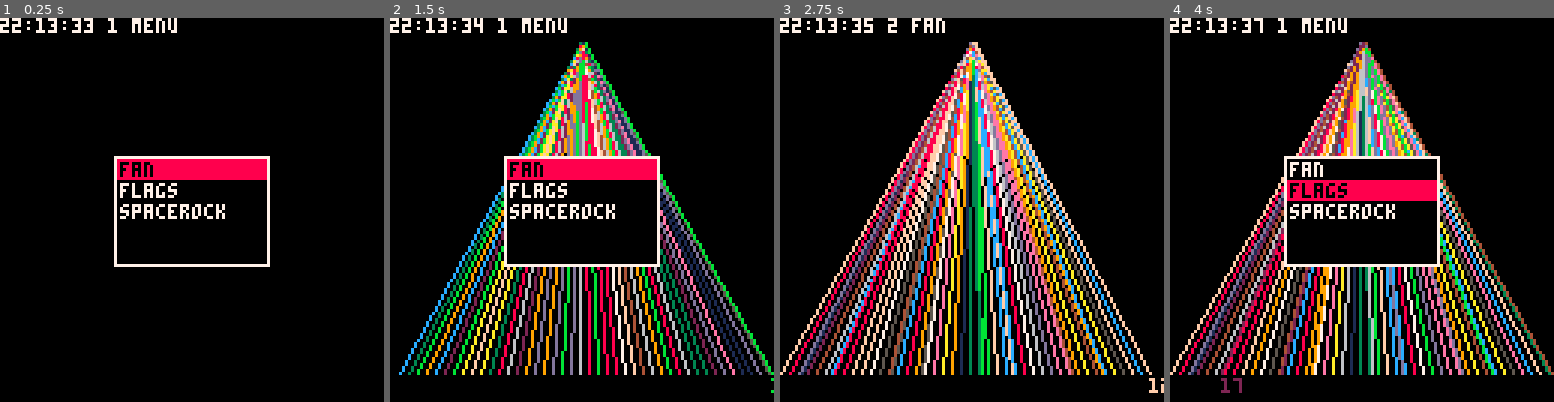
Above: before the commit, frames 1-4 (left to right).
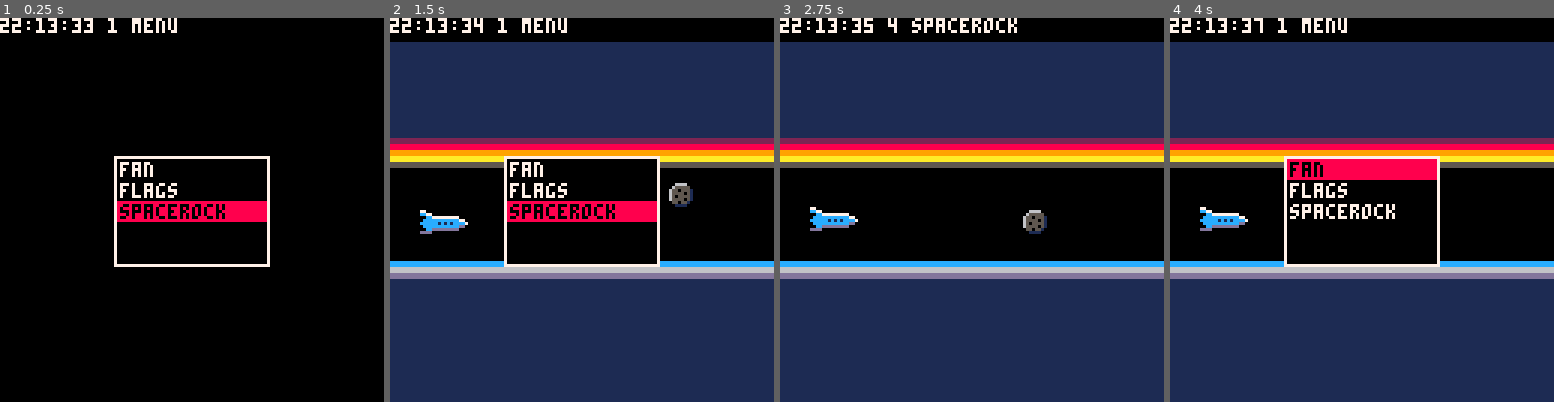
Above: after the commit, the same moments.

Repository: marsfromlars/lamodejuste
Game: PICO-8 cartridge carts/lamodejuste.p8
Same seed, same stepped clock (60 frames per second), same inputs: the game is played once before the commit and once after it.
Inputs:
- Up to frame 1 (0.25 s): no input
- Up to frame 2 (1.5 s): tap X (X key) at 0.33, 1.07 s; tap O (Z key) at 0.7 s
- Up to frame 3 (2.75 s): hold Right 1.6-2.1 s; tap O (Z key) at 1.7, 2.1, 2.5 s; tap X (X key) at 1.85 s; hold Up 2.15-2.42 s; hold Right from 2.47 s (still down)
- Up to frame 4 (4 s): tap O (Z key) at 2.9, 3.3, 3.7 s; tap X (X key) at 2.97 s; release Right at 3.03 s; hold Left 3.08-3.58 s; hold Down 3.63-3.97 s

The runs differ from the first frame. In frame 1, 4.3% of the frame differs, in the area x 30-70%, y 36-54%; in frame 2, 73%; in frame 3, 78%, in the area x 0-100%, y 0-100%; in frame 4, 74%.

Commit message:
add spaceship

Diff:
--- a/carts/lamodejuste.p8
+++ b/carts/lamodejuste.p8
@@ -12,6 +12,7 @@
     dir, step = 1, 3
     charw, charh = 5, 7
     apps = { create_menu(), create_fan(), create_flags(), create_spacerock() }
+    apps[1].selected = 3 -- set menu to spacerock
     return_to_menu()
     print( "starting up "..app.name )
 end
@@ -161,24 +162,36 @@
     local spacerock = {
         name = "spacerock",
         sky = { dark_gray, yellow, orange, red, purple, dark_blue },
-        bluesky = { blue, gray, lavender, dark_blue }
+        bluesky = { blue, gray, lavender, dark_blue },
+        spaceship = create_spaceship()
     }
 
     function spacerock:activate()
-        rock = create_rock()
+        self.rock = create_rock()
     end
 
     function spacerock:update()
         if btnp( action ) then return_to_menu() end
-        if rock != nil then rock:update() end
+        if self.rock != nil then
+            self.rock:update()
+            if self.rock.x < -8 then
+                self.rock = create_rock()
+            end
+        end
+        if self.spaceship != nil then
+            self.spaceship:update()
+        end
     end
 
     function spacerock:draw()
         cls()
         self:draw_space( true, 2, self.sky )
         self:draw_space( false, 2, self.bluesky )
-        if rock != nil then
-            rock:draw()
+        if self.rock != nil then
+            self.rock:draw()
+        end
+        if self.spaceship != nil then
+            self.spaceship:draw()
         end
     end
 
@@ -204,16 +217,34 @@
     local rock = {
         x = maxx,
         y = maxy / 2 - 10 + rnd(20),
-        sprite_num = 0
+        sprite_num = 0,
+        speed = ( 5 + rnd(10) ) / 10
     }
     function rock:update()
-        self.x -= 0.5
+        self.x -= self.speed
         printh( "update "..self.x )
     end
     function rock:draw()
         spr( self.sprite_num, self.x, self.y )
     end
     return rock
+end
+
+function create_spaceship()
+    local spaceship = {
+        x = 10,
+        y = maxy / 2,
+        sprite_num = 4
+    }
+    function spaceship:update()
+        if btnp(up) then self.y -= 1 end
+        if btnp(down) then self.y += 1 end
+    end
+    function spaceship:draw()
+        spr( self.sprite_num, self.x, self.y )
+        spr( self.sprite_num+1, self.x+8, self.y )
+    end
+    return spaceship
 end
 
 -->8
@@ -243,140 +274,140 @@
 end
 
 __gfx__
-00666600000000000000000000000000000000000000000000000000000000000000000000000000000000000000000000000000000000000000000000000000
-06555550000000000000000000000000000000000000000000000000000000000000000000000000000000000000000000000000000000000000000000000000
-65505551000000000000000000000000000000000000000000000000000000000000000000000000000000000000000000000000000000000000000000000000
-65555051000000000000000000000000000000000000000000000000000000000000000000000000000000000000000000000000000000000000000000000000
-65055551000000000000000000000000000000000000000000000000000000000000000000000000000000000000000000000000000000000000000000000000
-65555051000000000000000000000000000000000000000000000000000000000000000000000000000000000000000000000000000000000000000000000000
-05505510000000000000000000000000000000000000000000000000000000000000000000000000000000000000000000000000000000000000000000000000
-00111100000000000000000000000000000000000000000000000000000000000000000000000000000000000000000000000000000000000000000000000000
-…(129 lines of a section not shown)…
+00666600000000000000000000000000770000000000000000000000000000000000000000000000000000000000000000000000000000000000000000000000
+06555550000000000000000000000000cc7700000000000000000000000000000000000000000000000000000000000000000000000000000000000000000000
+6550555100000000000000990000009900cc77777777700000000000000000000000000000000000000000000000000000000000000000000000000000000000
+65555051000009990009999800a999880cccccccccccc77000000000000000000000000000000000000000000000000000000000000000000000000000000000
+65055551a0a099880aaa9988000aaaa8cccccc1c1c1cccc700000000000000000000000000000000000000000000000000000000000000000000000000000000
+6555505100000aaa000000aa000000aa0ccccccccccccdd000000000000000000000000000000000000000000000000000000000000000000000000000000000
+0550551000000000000000000000000000ccddddddddd00000000000000000000000000000000000000000000000000000000000000000000000000000000000
+00111100000000000000000000000000dddd00000000000000000000000000000000000000000000000000000000000000000000000000000000000000000000
+…(129 lines of a section not shown)…
